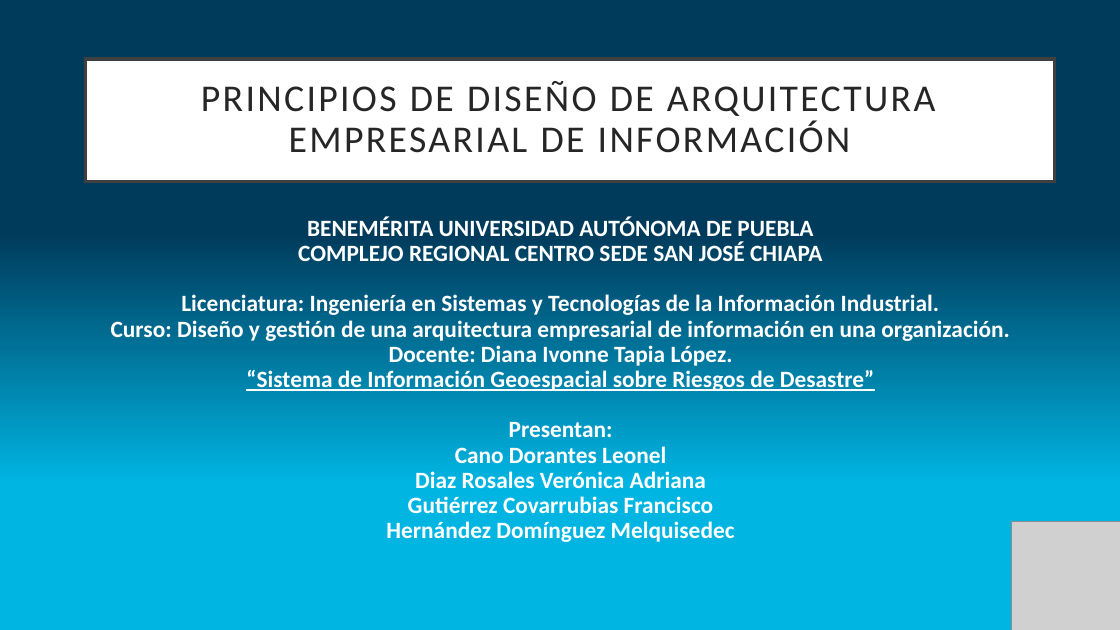
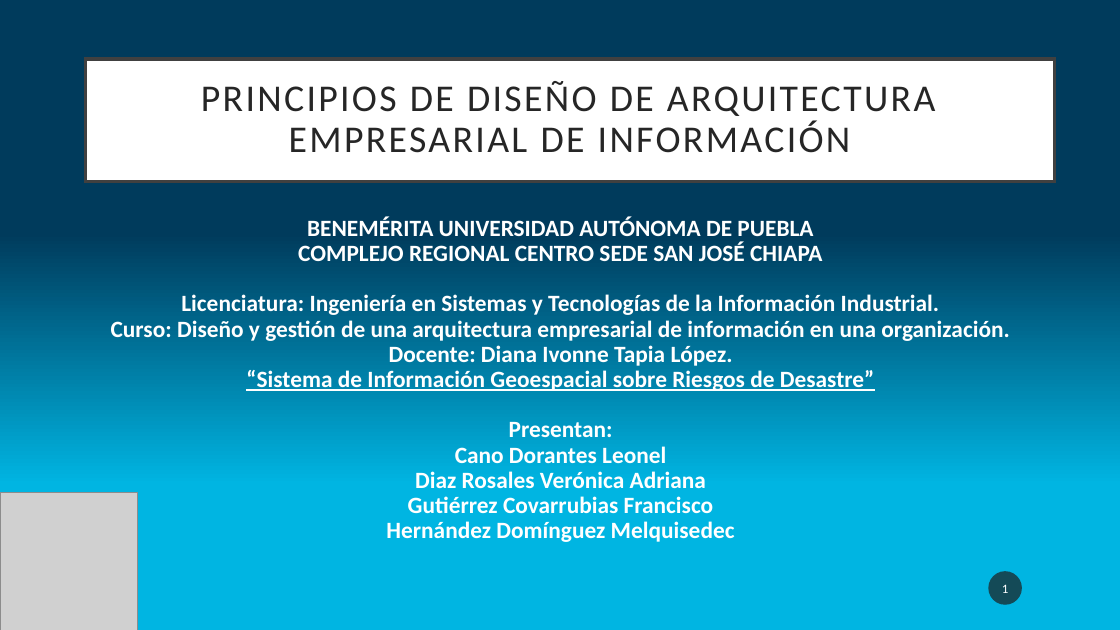
Before and after one commit to LeonelCano/Prueba1, a slide deck: slide 1 of Demanda 8.pptx. Drawn at 1120x630 pixels with LibreOffice and Linux fonts; fonts in the diff are those of the drawing; grey boxes stand for pictures. Boxes give left, top, right and bottom in pixels: in the first picture for what was removed or moved away, otherwise in the second. Text is boxed around its words. In the diff, an @@ line names an element or a change of style, - is before the commit and + after.

```diff
--- a/Demanda 8.pptx
+++ b/Demanda 8.pptx
@@ picture: place and size @@
-picture at box(1012, 522, 1120, 630)
+picture at box(0, 492, 138, 630)
@@ page number added at box(989, 571, 1023, 605), fill #1D1D1D at 70% opacity, 11 pt, text #FFFFFF @@
+1
```
Also in this commit, not shown: 1 other slide changed, 7 slides added, 5 slides removed.
